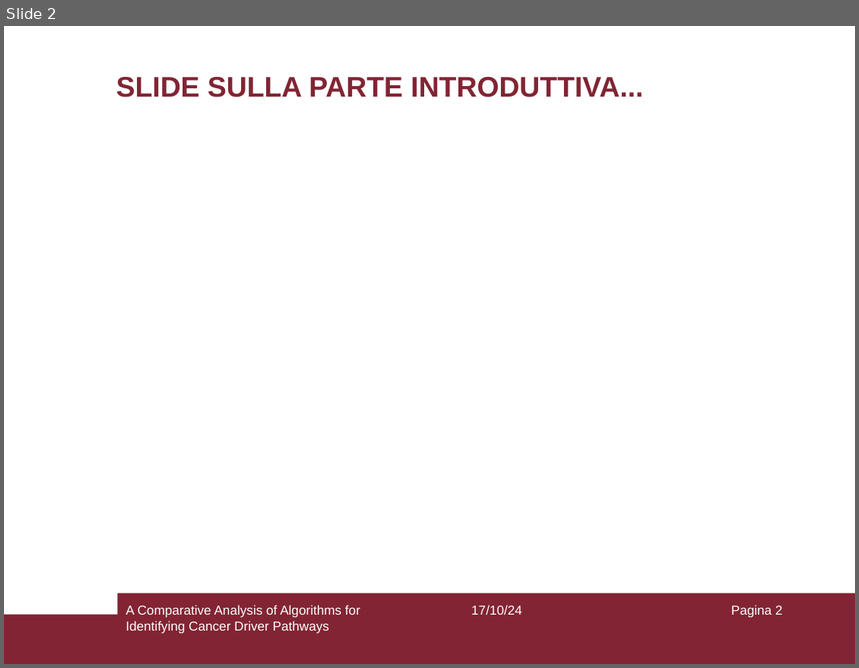
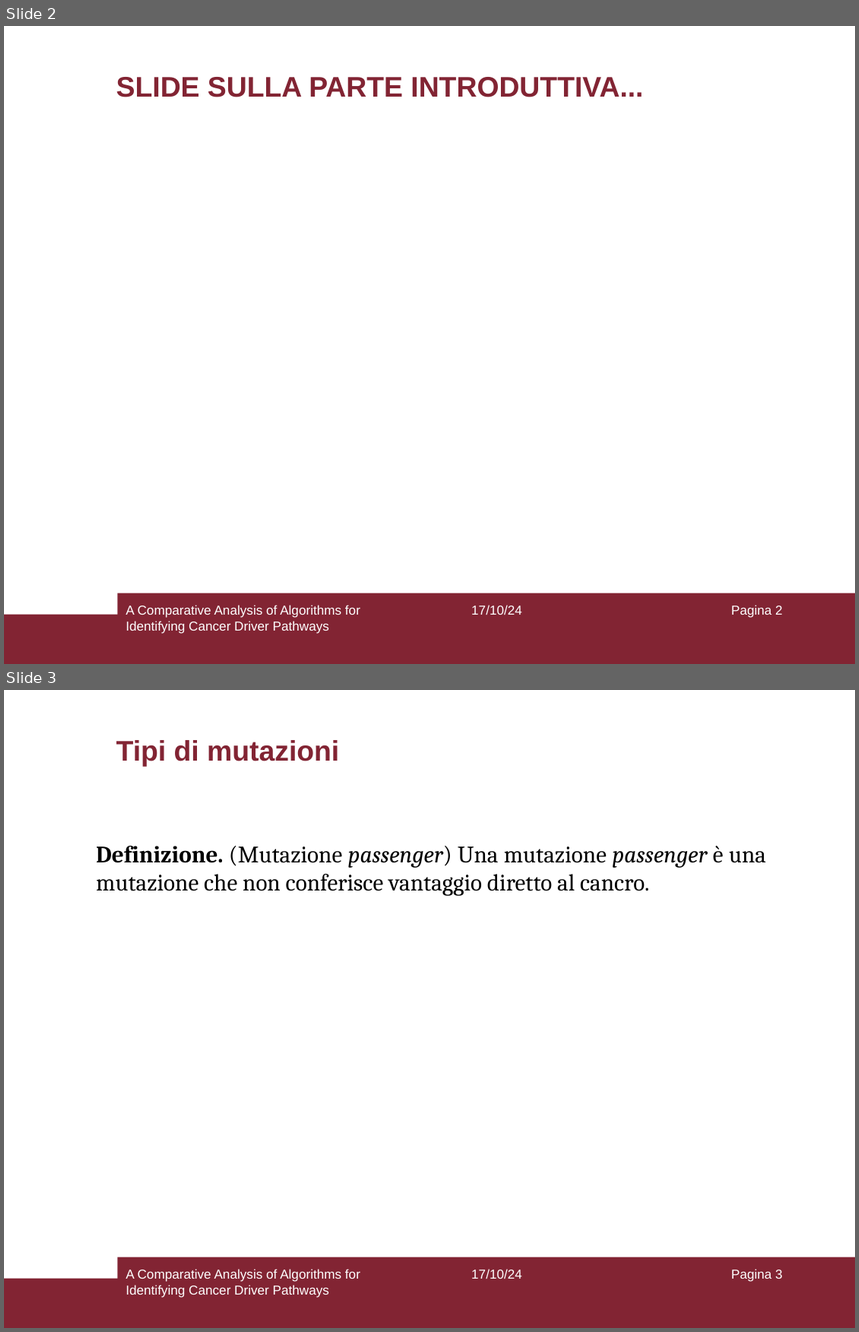
Before and after one commit to aflaag/bsc-thesis, a slide deck: presentation/slides.odp. Shown one above the other, each under a label of ours: slide 2 before the commit, slides 2 and 3 after it. The pictures are 859x668 and 859x1332 pixels, drawn with LibreOffice and Linux fonts; fonts in the diff are those of the drawing. Boxes give left, top, right and bottom in pixels: in the first picture for what was removed or moved away, otherwise in the second. Text is boxed around its words. In the diff, an @@ line names an element or a change of style, - is before the commit and + after.

```diff
--- a/presentation/slides.odp
+++ b/presentation/slides.odp
@@ slide 3 added at [4, 690, 855, 1328], background #FFFFFF; not listed: 2 template elements that a slide beside it also shows @@
@@ title added at [116, 740, 339, 766], 24 pt, text #822433, bold @@
+Tipi di mutazioni
@@ text added at [96, 846, 766, 896], 20 pt, text #000000 @@
+Definizione. (Mutazione passenger) Una mutazione passenger è una mutazione che non conferisce vantaggio diretto al cancro.
@@ text added at [126, 1269, 360, 1298], 11 pt, text #FFFFFF @@
+A Comparative Analysis of Algorithms for Identifying Cancer Driver Pathways
@@ text added at [471, 1269, 522, 1279], 11 pt, text #FFFFFF @@
+17/10/24
@@ page number added at [731, 1269, 783, 1282], 11 pt, text #FFFFFF @@
+Pagina 3
```
Also in this commit, not shown: 1 slide changed, 15 other slides added, 2 other files.
